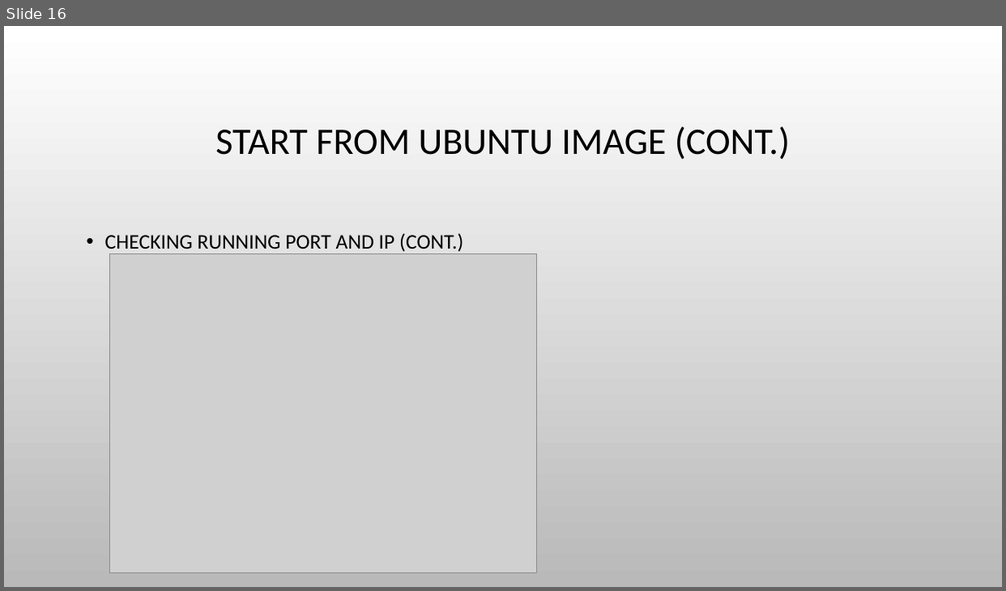
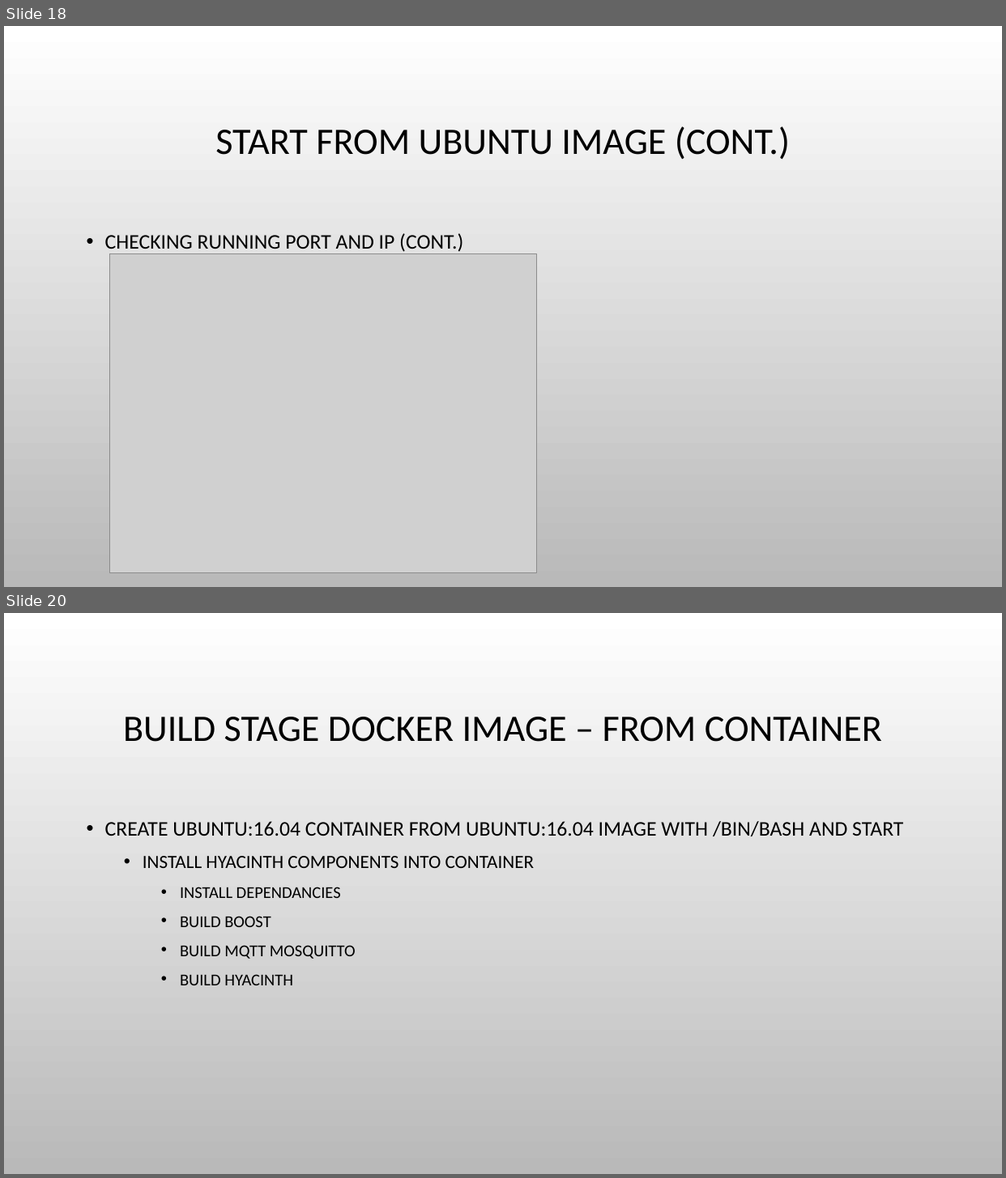
Before and after one commit to haixiang1977/iris, a slide deck: Docker Practice.pptx. Shown one above the other, each under a label of ours: slide 16 before the commit, slides 18 and 20 after it; the slides between them are not shown. The pictures are 1006x591 and 1006x1178 pixels, drawn with LibreOffice and Linux fonts; fonts in the diff are those of the drawing; grey boxes stand for pictures; background and template pictures are left out. Boxes give left, top, right and bottom in pixels: in the first picture for what was removed or moved away, otherwise in the second. Text is boxed around its words. In the diff, an @@ line names an element or a change of style, - is before the commit and + after.

Commit message:
Update the mosquitto docker

```diff
--- a/Docker Practice.pptx
+++ b/Docker Practice.pptx
@@ slide 20 added at [4, 613, 1002, 1174], background picture (left out) @@
@@ title added at [123, 717, 882, 742], 36 pt, text #000000 @@
+BUILD STAGE DOCKER IMAGE – FROM CONTAINER
@@ text added at [105, 821, 903, 986], 20 pt, text #000000 @@
+• CREATE UBUNTU:16.04 CONTAINER FROM UBUNTU:16.04 IMAGE WITH /BIN/BASH AND START
+  • INSTALL HYACINTH COMPONENTS INTO CONTAINER
+    • INSTALL DEPENDANCIES
+    • BUILD BOOST
+    • BUILD MQTT MOSQUITTO
+    • BUILD HYACINTH
@@ what was slide 16 is now slide 18 @@
```
Also in this commit, not shown: 9 slides changed, 14 other slides added, 1 slide removed, 2 other files.
